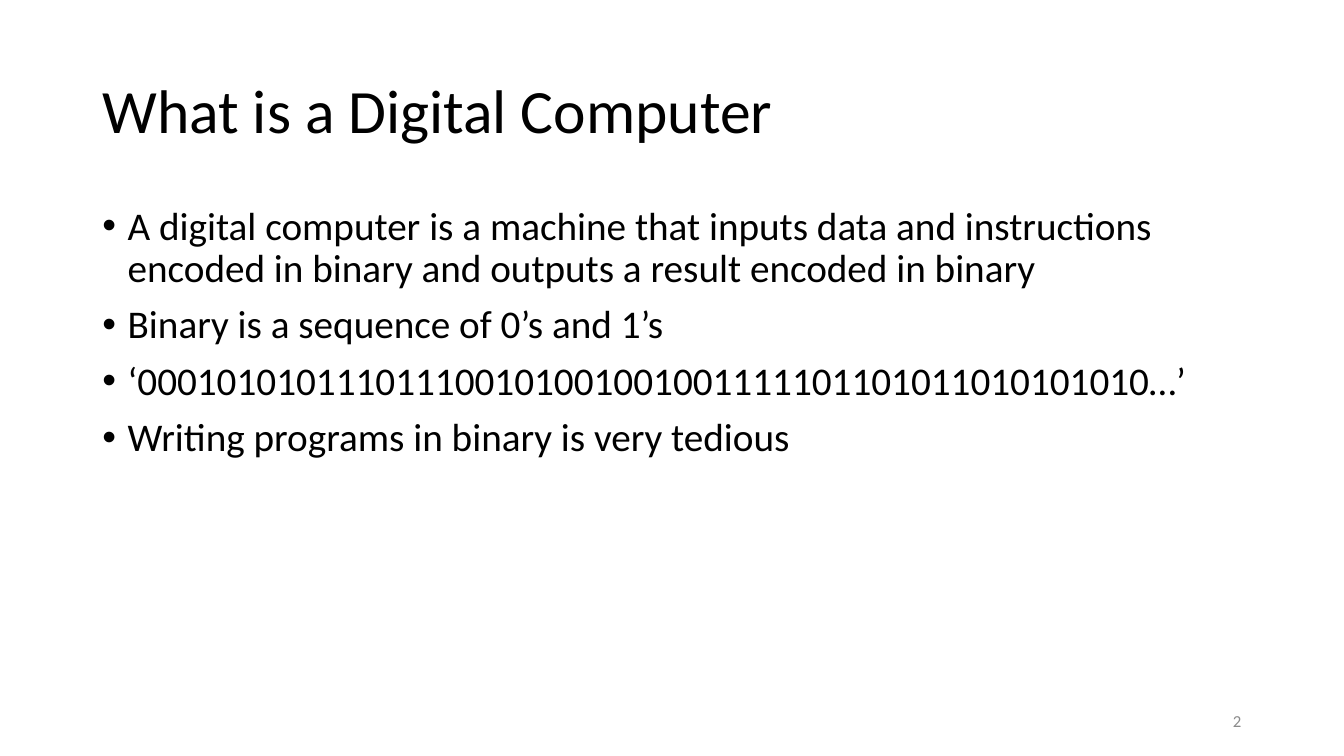
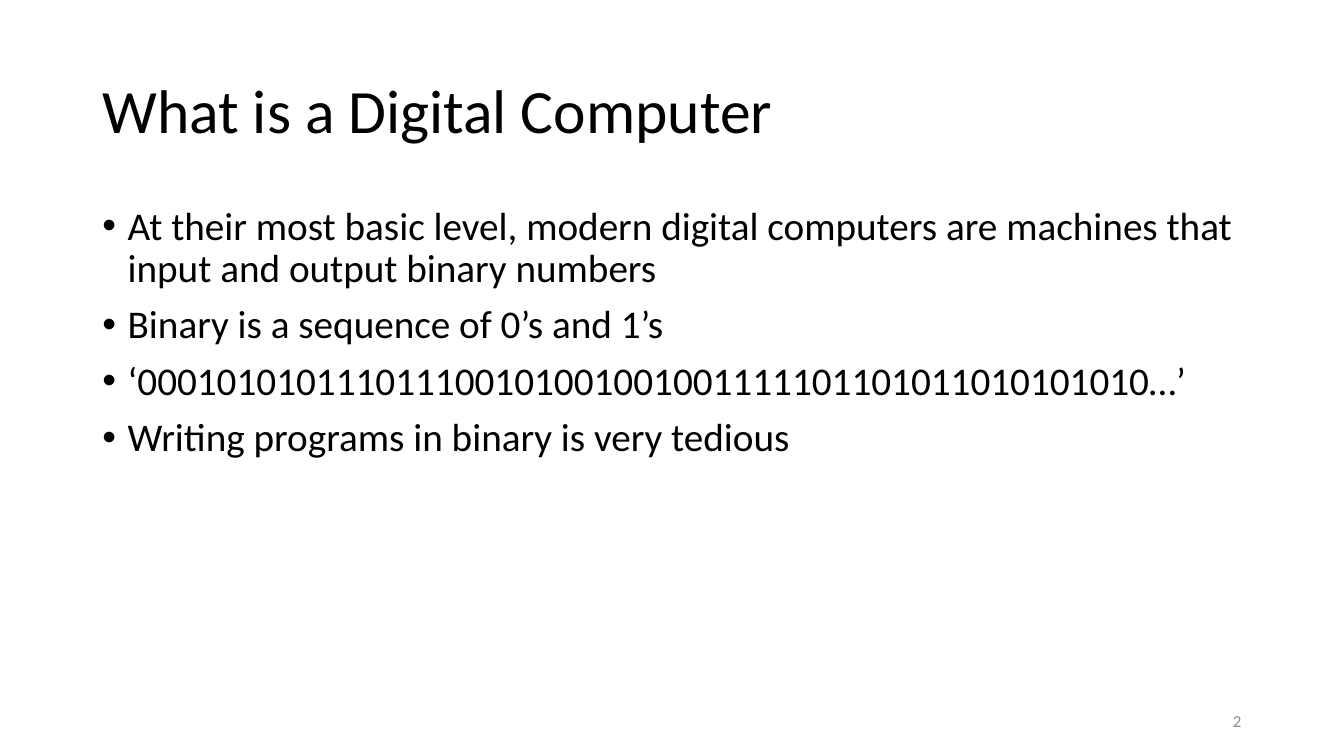
Before and after one commit to greenspangle/LIN7077_Humanities, a slide deck: slide 2 of w1_getting_started/lesson/w1_getting_started.pptx. Drawn at 1344x756 pixels with LibreOffice and Linux fonts; fonts in the diff are those of the drawing. Boxes give left, top, right and bottom in pixels: in the first picture for what was removed or moved away, otherwise in the second. Text is boxed around its words. In the diff, an @@ line names an element or a change of style, - is before the commit and + after.

```diff
--- a/w1_getting_started/lesson/w1_getting_started.pptx
+++ b/w1_getting_started/lesson/w1_getting_started.pptx
@@ text at (128, 212, 1232, 289): text changed @@
-• A digital computer is a machine that inputs data and instructions encoded in binary and outputs a result encoded in binary
+• At their most basic level, modern digital computers are machines that input and output binary numbers
```
Also in this commit, not shown: 5 other slides changed, 16 other files.
